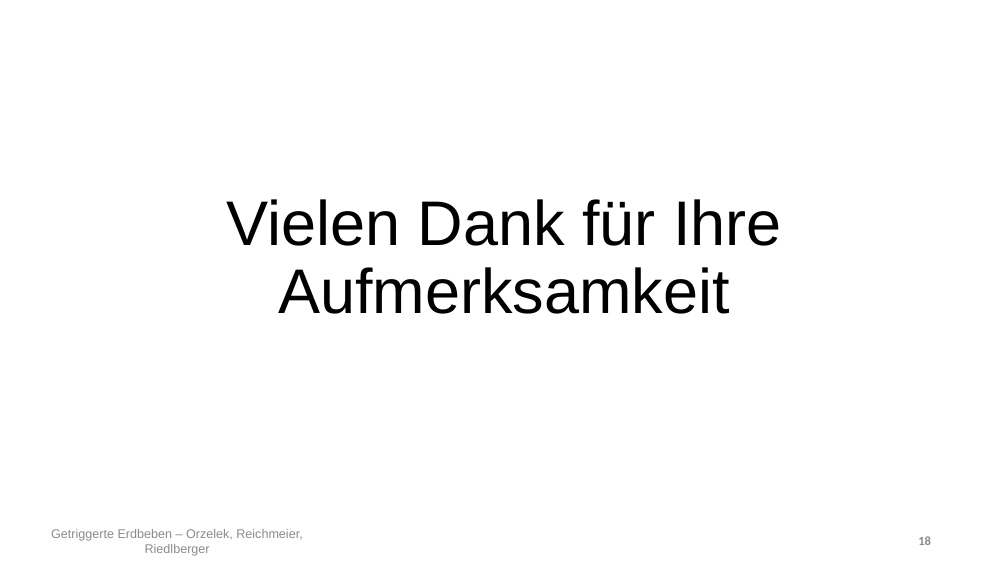
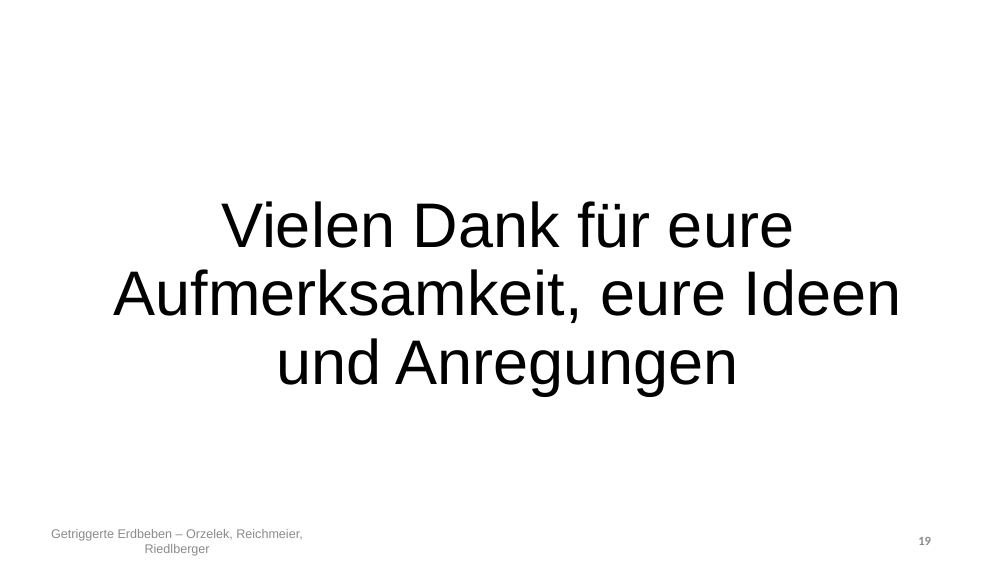
Before and after one commit to Kati77/Praktikum-Erdbeben, a slide deck: slide 19 of PP.pptx (slide 18 before the commit). Drawn at 1008x567 pixels with LibreOffice and Linux fonts; fonts in the diff are those of the drawing. Boxes give left, top, right and bottom in pixels: in the first picture for what was removed or moved away, otherwise in the second. Text is boxed around its words. In the diff, an @@ line names an element or a change of style, - is before the commit and + after.

```diff
--- a/PP.pptx
+++ b/PP.pptx
@@ title at (114,201,902,395): text changed @@
-Vielen Dank für Ihre Aufmerksamkeit
+Vielen Dank für eure Aufmerksamkeit, eure Ideen und Anregungen
```
Also in this commit, not shown: 12 other slides changed, 12 slides added, 3 slides removed.
